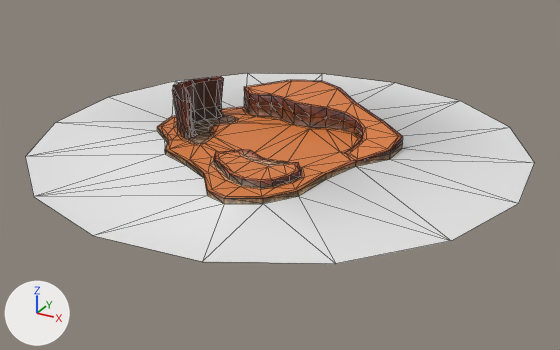
The glTF model assets/models/testarea.glb: old version first, new version second.
One viewpoint serves both versions: a 50 mm lens placed at (154.6, -251.4, 110.4), pointed at (18.6, -4.2, -13.3). The axes (+X, +Y, +Z) are drawn at lower left. The lights are the same throughout. Mesh edges are drawn as thin lines. Vertices at the same position are counted once.
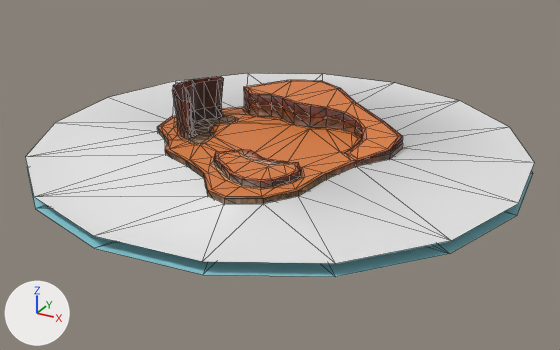
Where the change shows, as pixel boxes [x1, y1, x2, y2] in the pictures (560 x 350 px):
'Circle', reshaped (7% taller): before [26, 73, 534, 264]; after [26, 73, 534, 277]
part 1 of me_circle, built on: before [157, 127, 402, 204]; after [27, 127, 533, 277]

The change, as a diff of the scene's bpy script:
```diff
--- a/assets/models/testarea.glb.py
+++ b/assets/models/testarea.glb.py
@@ mat_material_002 @@
+mat_material_002 = bpy.data.materials.new('Material.002')
+# nodes: BsdfPrincipled, Mix, OutputMaterial, VertexColor
+# colours: white #e7e7e7
@@ me_circle @@
 # used by ob_circle; location = (0.0, 0.0, 0.0)
-me_circle.from_pydata(...)  # 325 vertices, 617 faces; spans x -83.0..112.0, y -95.0..100.0, z -2.0..16.0
+me_circle.from_pydata(...)  # 363 vertices, 655 faces; spans x -83.0..112.0, y -95.0..100.0, z -6.0..16.0
+# me_circle part 1
+# 44 faces are deleted
+# 16 vertices are added at x -83.0..112.0, y -95.0..100.0, z -6.0
+# 22 new vertices lie (0.0, 0.0, -6.0) away from vertices in x -37.0..60.0, y -56.0..52.0, z 0.0
+# 44 new faces join them, mat_wall_002
+# 38 new faces join them, mat_material_002
 me_circle.materials.append(mat_wall_002)
@@ me_circle @@
 me_circle.materials.append(mat_material_001)
+me_circle.materials.append(mat_material_002)
```
